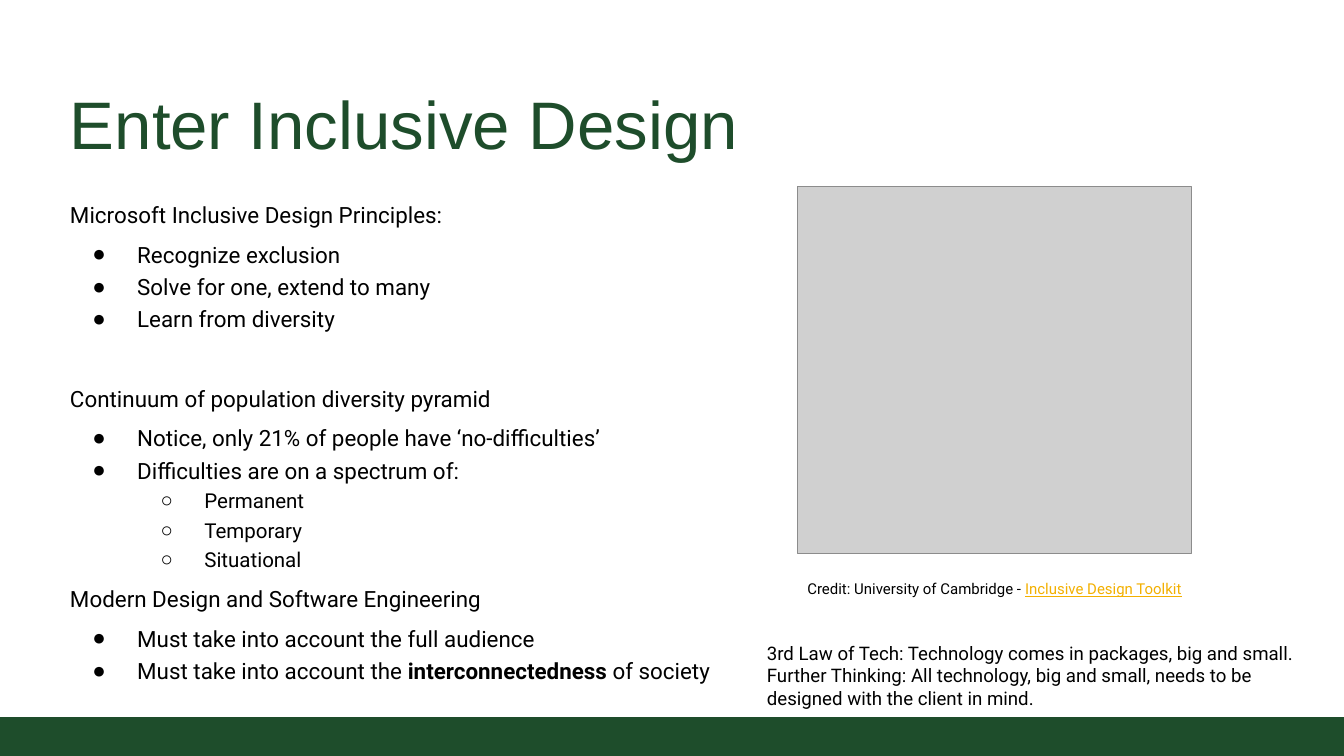
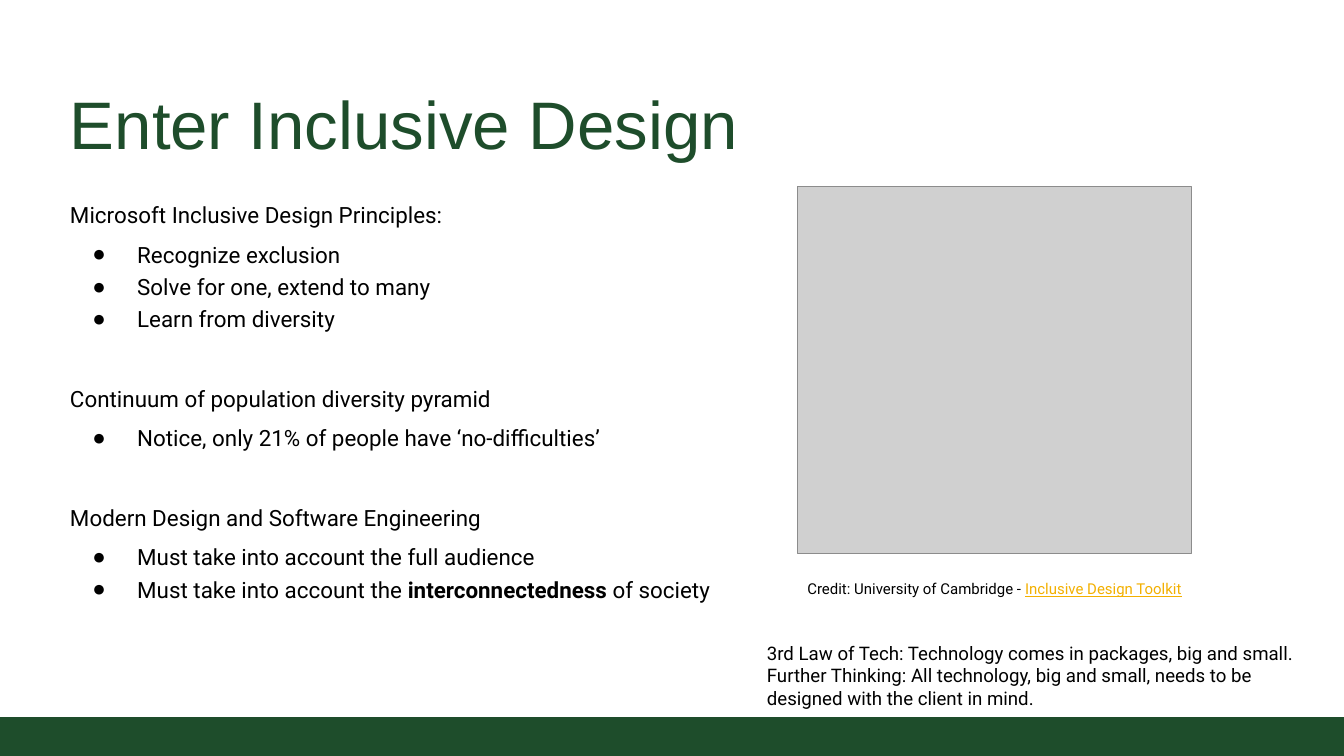
Before and after one commit to CSU-CS150B/handouts, a slide deck: slide 3 of Slides/On-Campus/06_01_ListsAndLoops.pptx (slide 2 before the commit). Drawn at 1344x756 pixels with LibreOffice and Linux fonts; fonts in the diff are those of the drawing; grey boxes stand for pictures; background and template pictures are left out. Boxes give left, top, right and bottom in pixels: in the first picture for what was removed or moved away, otherwise in the second. Text is boxed around its words. In the diff, an @@ line names an element or a change of style, - is before the commit and + after.

Commit message:
fixed typos

```diff
--- a/Slides/On-Campus/06_01_ListsAndLoops.pptx
+++ b/Slides/On-Campus/06_01_ListsAndLoops.pptx
@@ text at box(137, 462, 459, 568): paragraphs removed @@
-● Difficulties are on a spectrum of:
-  ○ Permanent
-  ○ Temporary
-  ○ Situational
```
Also in this commit, not shown: 2 other slides changed, 5 slides added.
